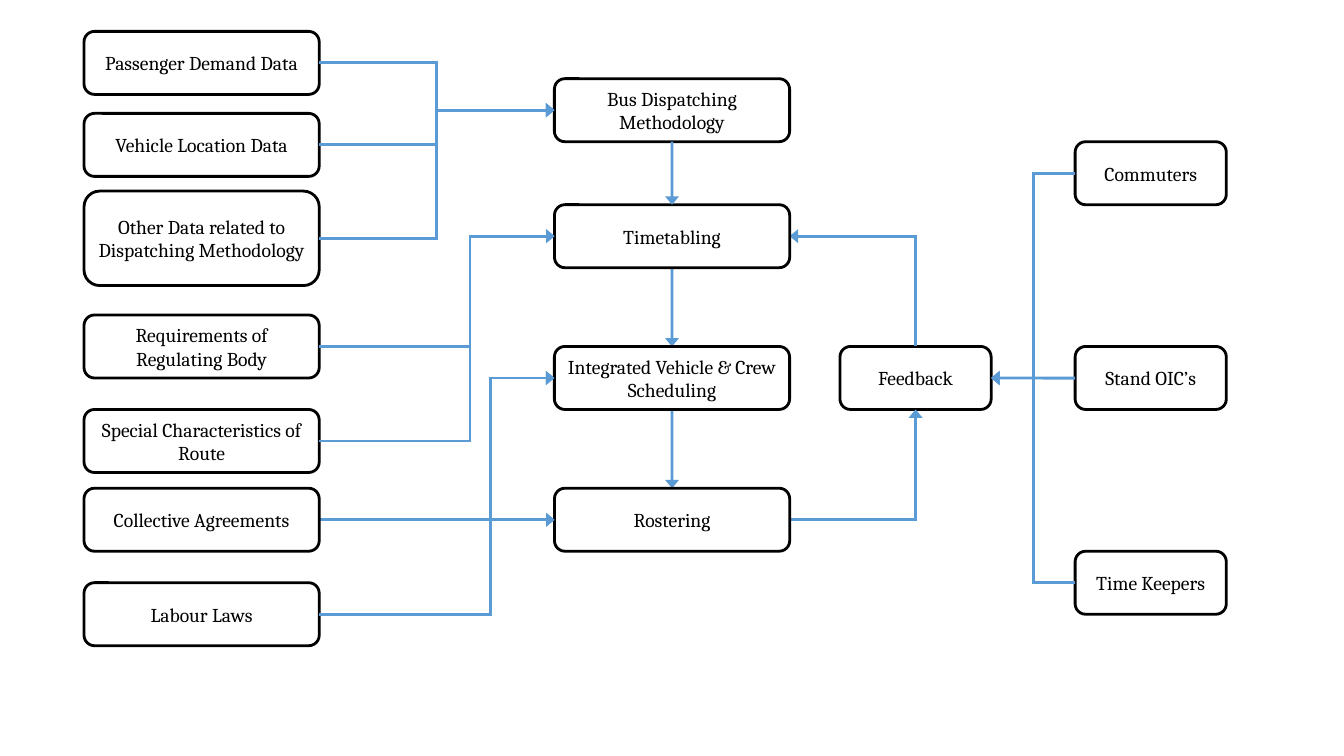
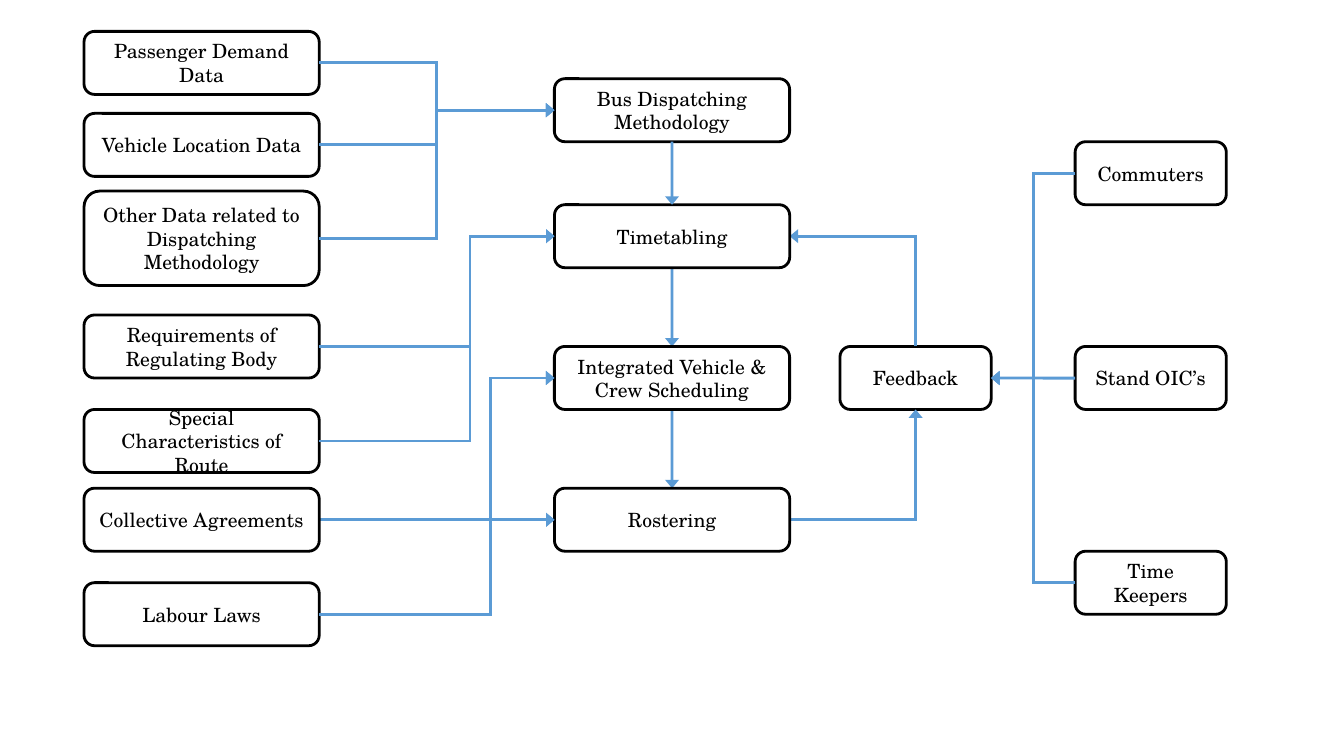
Before and after one commit to afthaj/finalThesis, a slide deck: slide 3 of figures 2.pptx. Drawn at 1344x756 pixels with LibreOffice and Linux fonts; fonts in the diff are those of the drawing. Boxes give left, top, right and bottom in pixels: in the first picture for what was removed or moved away, otherwise in the second. Text is boxed around its words. In the diff, an @@ line names an element or a change of style, - is before the commit and + after.

```diff
--- a/figures 2.pptx
+++ b/figures 2.pptx
@@ font Cambria to TeX Gyre Schola in 15 elements at [840, 347, 991, 409], [1076, 142, 1227, 205], [1076, 347, 1227, 409], [1076, 552, 1227, 614], [555, 205, 789, 267], [555, 347, 789, 409], [555, 488, 789, 551], [555, 79, 789, 141], [84, 31, 319, 94], [84, 113, 319, 175], [84, 192, 319, 286], [84, 315, 319, 377], [84, 409, 319, 472], [84, 488, 319, 551], [84, 583, 319, 645] @@
```
Also in this commit, not shown: 3 other slides changed, 20 other files.
